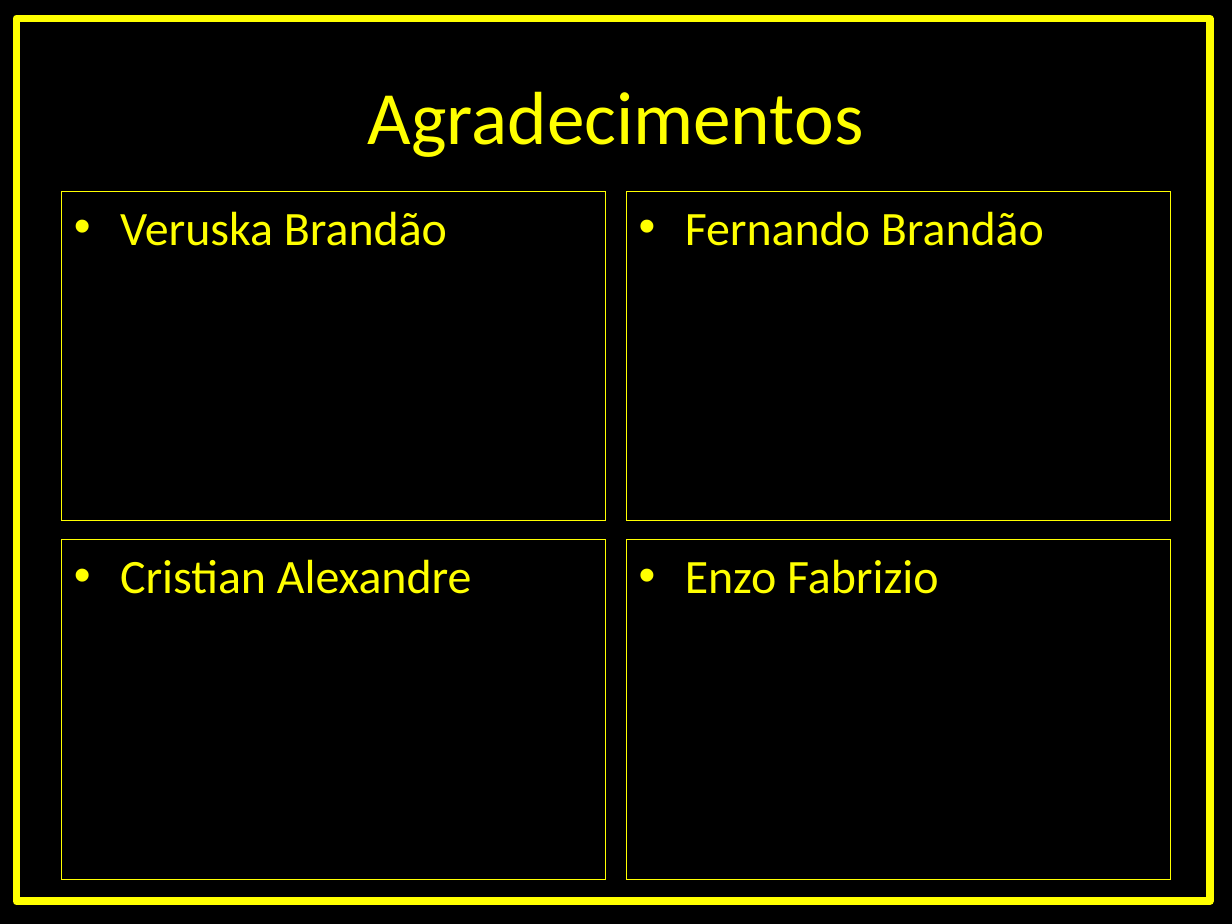
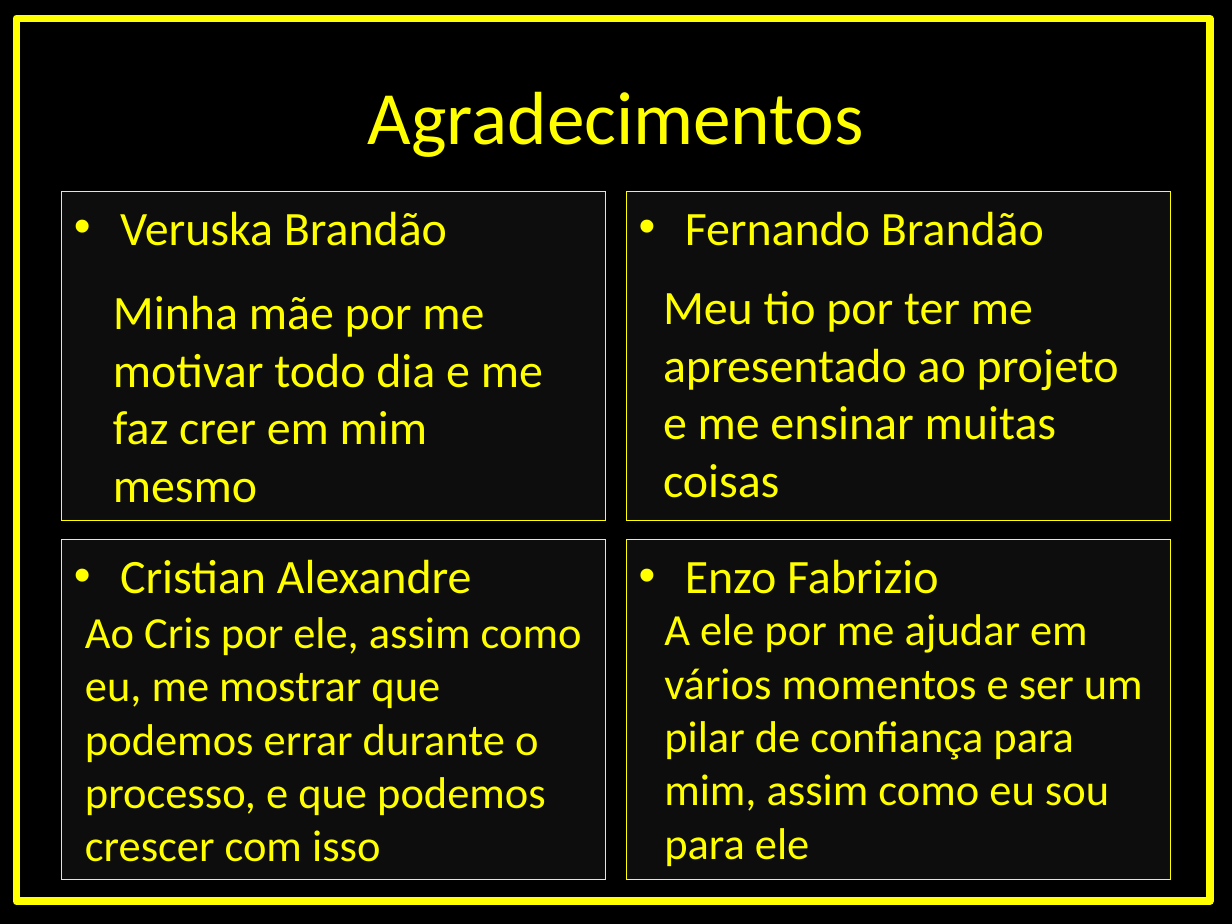
Before and after one commit to gui-brandao-silva/BRANDS, a slide deck: slide 8 of Apresentação BRANDS.pptx. Drawn at 1232x924 pixels with LibreOffice and Linux fonts; fonts in the diff are those of the drawing. Boxes give left, top, right and bottom in pixels: in the first picture for what was removed or moved away, otherwise in the second. Text is boxed around its words. In the diff, an @@ line names an element or a change of style, - is before the commit and + after.

```diff
--- a/Apresentação BRANDS.pptx
+++ b/Apresentação BRANDS.pptx
@@ text added at (x1=113, y1=295, x2=543, y2=503), 28 pt, text #FFFF00 @@
+Minha mãe por me motivar todo dia e me faz crer em mim mesmo
@@ text added at (x1=663, y1=291, x2=1119, y2=498), 28 pt, text #FFFF00 @@
+Meu tio por ter me apresentado ao projeto e me ensinar muitas coisas
@@ fill none to #0D0D0D in 4 elements at (x1=62, y1=191, x2=606, y2=520), (x1=626, y1=191, x2=1170, y2=520), (x1=62, y1=540, x2=606, y2=880), (x1=626, y1=540, x2=1170, y2=880) @@
@@ text added at (x1=85, y1=617, x2=582, y2=862), 26 pt, text #FFFF00 @@
+Ao Cris por ele, assim como eu, me mostrar que podemos errar durante o processo, e que podemos crescer com isso
@@ text added at (x1=664, y1=614, x2=1143, y2=867), 26 pt, text #FFFF00 @@
+A ele por me ajudar em vários momentos e ser um pilar de confiança para mim, assim como eu sou para ele
```
Also in this commit, not shown: 2 other slides changed.
